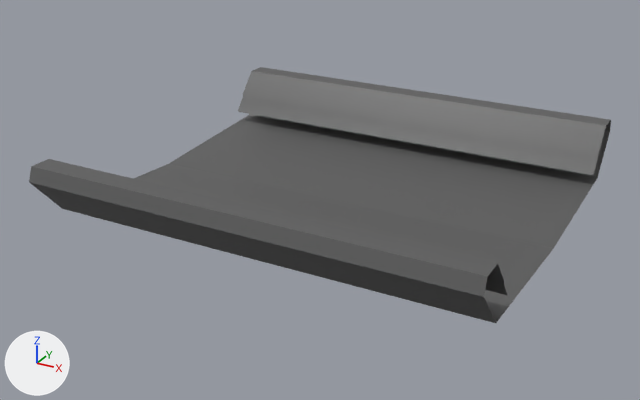
One commit to the FBX model Assets/Graphics/Models/Track/Flightmode Transition/transWallMesh.fbx: the scene before it, then after it.
The view is the same before and after, from a camera (50 mm lens) standing at (1.63, -3.16, 1.41) and looking at (-0.06, -0.09, -0.13). The axes (+X, +Y, +Z) are drawn at lower left. The lights are the same throughout. Where no turn or scale is listed for an object, it has been applied to the vertices.

Objects in the first picture: 'transWallMesh'.
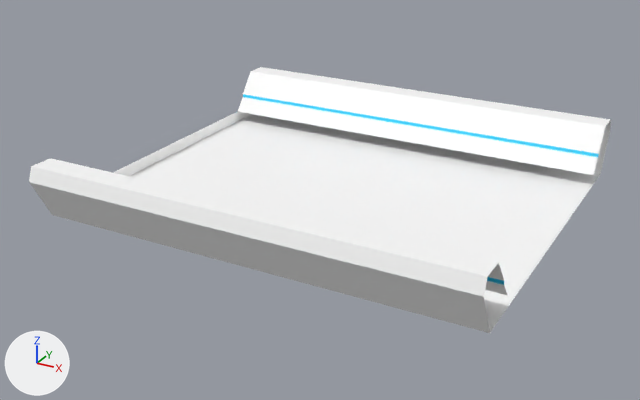
The newer file is also rescaled (x0.1) as a whole; pictures and numbers use the older file's frame.

Changed parts and their boxes (x1, y1, x2, y2) in the pictures (640 x 400 px):
'transWallMesh', reshaped: before (29, 67, 611, 323); after (29, 67, 611, 333)
part 1 of me_mesh, built on: before (29, 67, 610, 323); after (29, 67, 610, 333)
part 2 of me_mesh, recoloured (grey to white): (29, 97, 611, 297) in both
part 3 of me_mesh, recoloured (grey to cyan): (243, 94, 599, 285) in both

The change, as a diff of the scene's bpy script:
```diff
--- a/Assets/Graphics/Models/Track/Flightmode Transition/transWallMesh.fbx.py
+++ b/Assets/Graphics/Models/Track/Flightmode Transition/transWallMesh.fbx.py
@@ mat_transwallmat @@
+mat_transwallmat = principled_material('transWallMat')
+mat_transwallmat.base_color = (1.0, 1.0, 1.0)  # white #ffffff
@@ mat_trackneonmat @@
+mat_trackneonmat = principled_material('trackNeonMat')
+mat_trackneonmat.base_color = (0.0, 0.654, 1.0)  # cyan #00d3ff
+mat_trackneonmat.roughness = 0.553
@@ me_mesh @@
 # used by ob_transwallmesh; location = (0.0, 0.0, -0.009)
-me_mesh.from_pydata(...)  # 165 vertices, 140 faces; spans x -0.94..0.94, y -0.87..0.87, z -0.15..0.13
+me_mesh.from_pydata(...)  # 165 vertices, 151 faces; spans x -0.94..0.94, y -0.87..0.87, z -0.11..0.13
+# me_mesh part 1
+# 11 vertices in x -0.94..0.94, y -0.75, z 0.13 move by (0.0, 0.01, 0.0)
+# 11 vertices in x -0.94..0.94, y -0.71, z -0.11 move by (0.0, -0.06, 0.0)
+# 11 vertices in x -0.94..0.94, y 0.0, z -0.15 move by (0.0, 0.0, 0.04)
+# 11 vertices in x -0.94..0.94, y 0.75, z 0.13 move by (0.0, -0.01, 0.0)
+# 11 vertices in x -0.94..0.94, y 0.71, z -0.11 move by (0.0, 0.06, 0.0)
+# 9 new faces join them, mat_transwallmat (white #ffffff)
+# 2 new faces join them, mat_trackneonmat (cyan #00d3ff)
+# me_mesh part 2: 120 faces spanning x -0.94..0.94, y -0.87..0.87, z -0.11..0.13 switch from mat_trackwallmat (dark grey #5e5e5e) to mat_transwallmat (white #ffffff)
+# me_mesh part 3: 20 faces spanning x -0.94..0.94, y -0.66..0.66, z 0.01..0.03 switch from mat_trackwallmat (dark grey #5e5e5e) to mat_trackneonmat (cyan #00d3ff)
```
